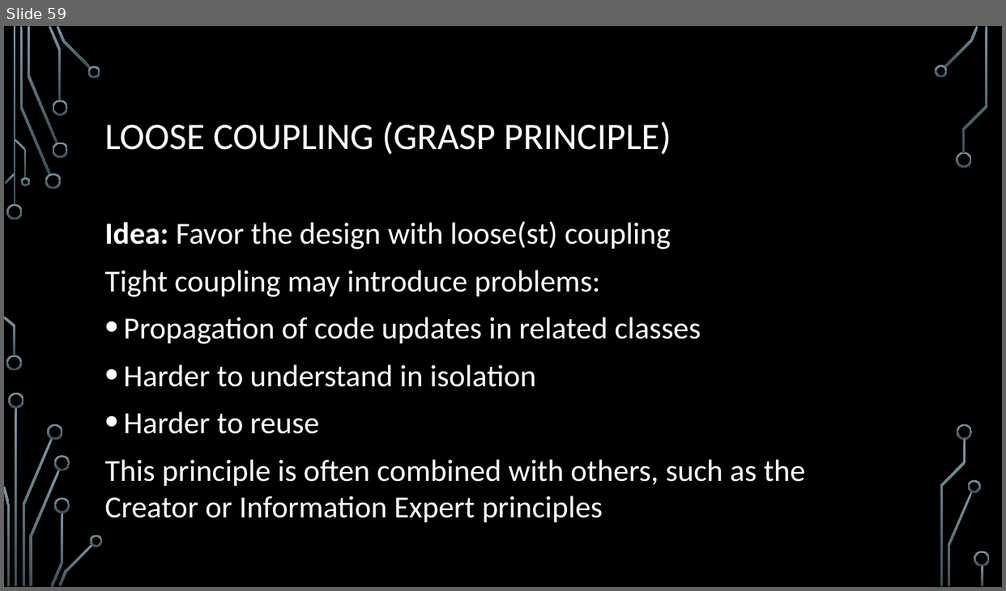
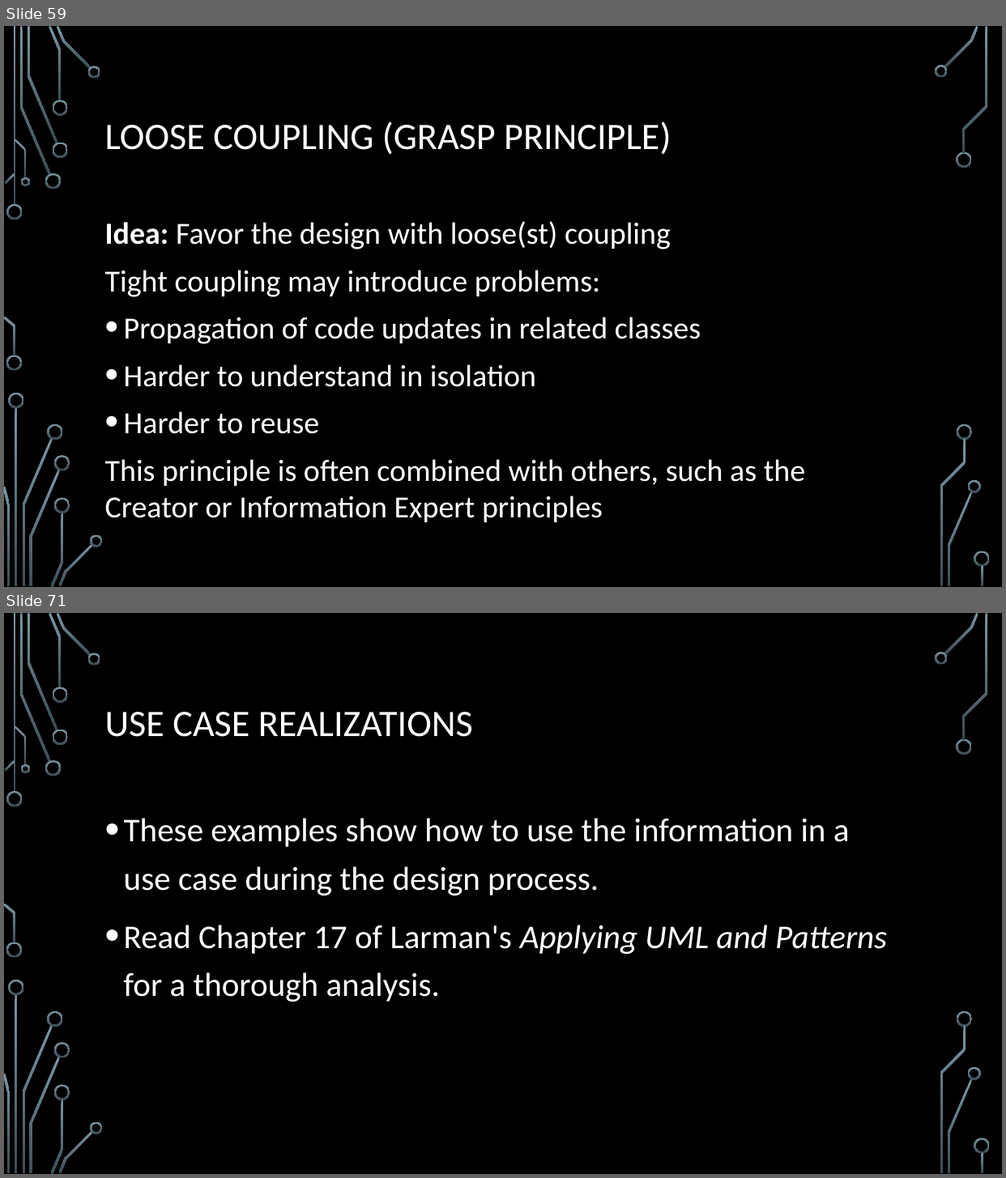
Before and after one commit to egges/mso, a slide deck: slides/Object-oriented Design.pptx. Shown one above the other, each under a label of ours: slide 59 before the commit, slides 59 and 71 after it; the slides between them are not shown. The pictures are 1006x591 and 1006x1178 pixels, drawn with LibreOffice and Linux fonts; fonts in the diff are those of the drawing; background and template pictures are left out. Boxes give left, top, right and bottom in pixels: in the first picture for what was removed or moved away, otherwise in the second. Text is boxed around its words. In the diff, an @@ line names an element or a change of style, - is before the commit and + after.

Commit message:
Updated object-oriented design slides.

```diff
--- a/slides/Object-oriented Design.pptx
+++ b/slides/Object-oriented Design.pptx
@@ slide 71 added at <box>4,613,1002,1174</box>, background picture (left out); not listed: 36 template elements that a slide beside it also shows @@
@@ title added at <box>105,712,473,737</box>, 36 pt, text #FFFFFF @@
+USE CASE REALIZATIONS
@@ text added at <box>124,818,887,1002</box>, 32 pt, text #FFFFFF @@
+• These examples show how to use the information in a use case during the design process.
+• Read Chapter 17 of Larman's Applying UML and Patterns for a thorough analysis.
```
Also in this commit, not shown: 16 other slides added.
